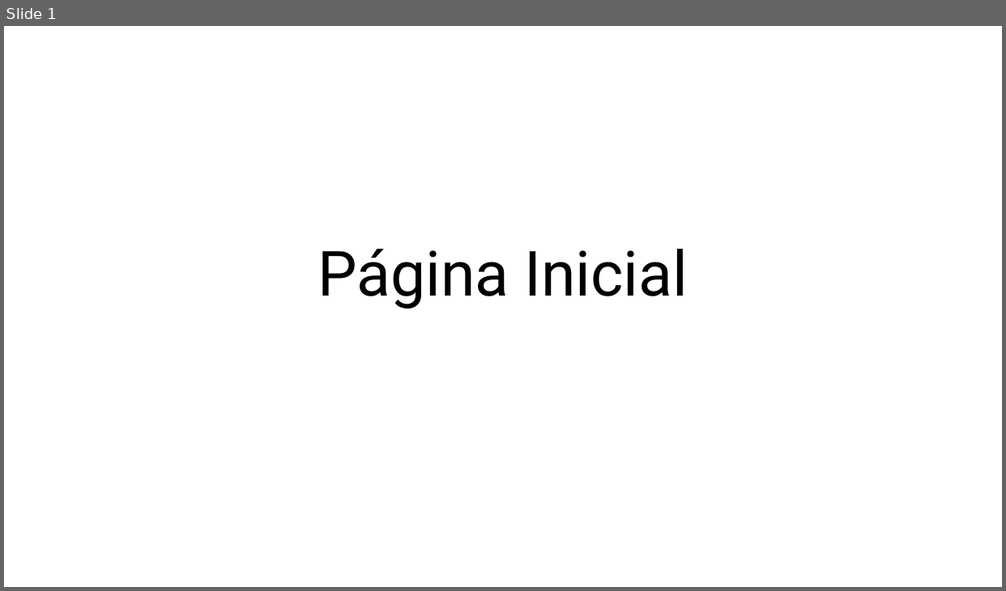
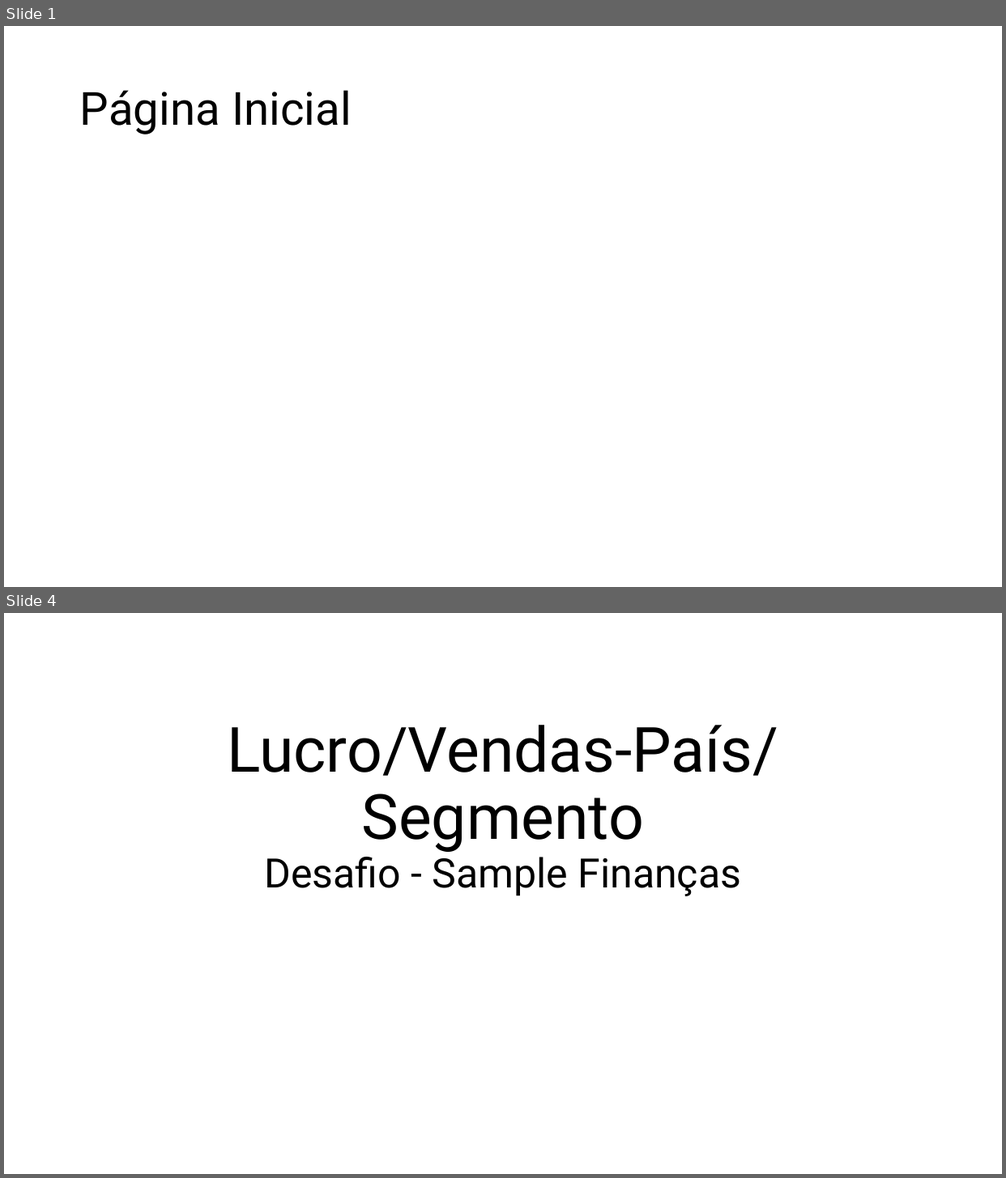
Before and after one commit to KikoSoares-DataDriven/Desafio-DIo---Analisando-dados-de-um-Dashboard-de-Vendas-no-Power-BI, a slide deck: Arquivos/Desafio - Sample Finanças.pptx. Shown one above the other, each under a label of ours: slide 1 before the commit, slides 1 and 4 after it; the slides between them are not shown. The pictures are 1006x591 and 1006x1178 pixels, drawn with LibreOffice and Linux fonts; fonts in the diff are those of the drawing; background and template pictures are left out. Boxes give left, top, right and bottom in pixels: in the first picture for what was removed or moved away, otherwise in the second. Text is boxed around its words. In the diff, an @@ line names an element or a change of style, - is before the commit and + after.

```diff
--- a/Arquivos/Desafio - Sample Finanças.pptx
+++ b/Arquivos/Desafio - Sample Finanças.pptx
@@ slide 4 added at [4, 613, 1002, 1174], background picture (left out) @@
@@ title added at [227, 725, 778, 897], 60 pt, text #000000 @@
+Lucro/Vendas-País/Segmento
+Desafio - Sample Finanças
@@ slide 1 changed as well @@
@@ title "Página Inicial": place and size @@
-title "Página Inicial" at [317, 249, 688, 309]
+title "Página Inicial" at [80, 90, 351, 135]
@@ title "Página Inicial" at [80, 90, 351, 135]: size 60 to 44 pt; alignment centre to left; vertical alignment bottom to middle @@
```
Also in this commit, not shown: 2 other slides added, 2 other files.
